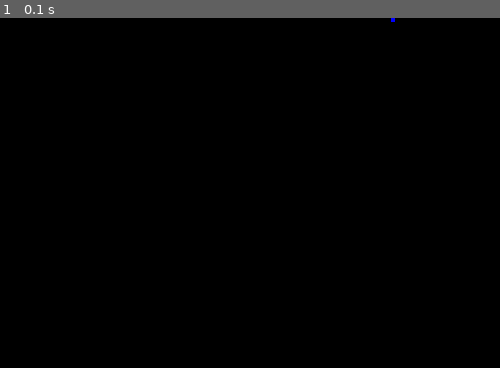
Above: before the commit, frame 1.
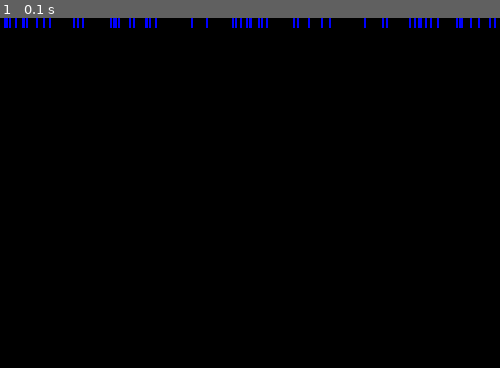
Above: after the commit, the same moment.

Repository: leticiaraujo1/rain-drops
Game: pygame game, started from rain-pygame.py
The game is run twice, just before and just after one commit, with the same random seed, the same clock (stepped at 60 frames per second) and the same inputs.
Inputs:
- Up to frame 1 (0.1 s): no input

The runs differ from the first frame. In frame 1, 0.6% of the frame differs, in the area x 0-100%, y 0-3%.

Commit message:
changed sound file and updated code using class

Diff:
--- a/rain-pygame.py
+++ b/rain-pygame.py
@@ -5,16 +5,41 @@
 
 width = 500
 height = 350
-surface = pygame.display.set_mode((width,height))
+screen = pygame.display.set_mode((width,height))
 
 blue = (0,0,255)
 
-x = random.randint(0, width)
+y = 0
 
-rain_sound = 'teste.mp3'
+clock = pygame.time.Clock()
+
+rain_sound = 'rain.wav'
+
+class RainDrops:
+	def __init__(self, surface, color, x, y):
+		self.surface = surface
+		self.color = color
+		self.x = x
+		self.y = y
+		self.sizeX = 2
+		self.sizeY = 10
+		self.type = 'rect'
+		self.create_Object()
+
+	def create_Object(self):
+		if self.type == 'rect':
+			self.draw()
+
+	def draw(self):
+		return pygame.draw.rect(self.surface, self.color, (self.x, self.y, self.sizeX, self.sizeY))
+
+	def fall():
+		return True
+
+for i in range(60):
+	RainDrops(screen, blue, random.randint(0, width), y)
 
 
-rain = pygame.draw.rect(surface, blue, pygame.Rect(x, 0, 4, 4))
 pygame.display.flip()
 
 
Not shown, added: rain.wav
Not shown, removed: teste.mp3
